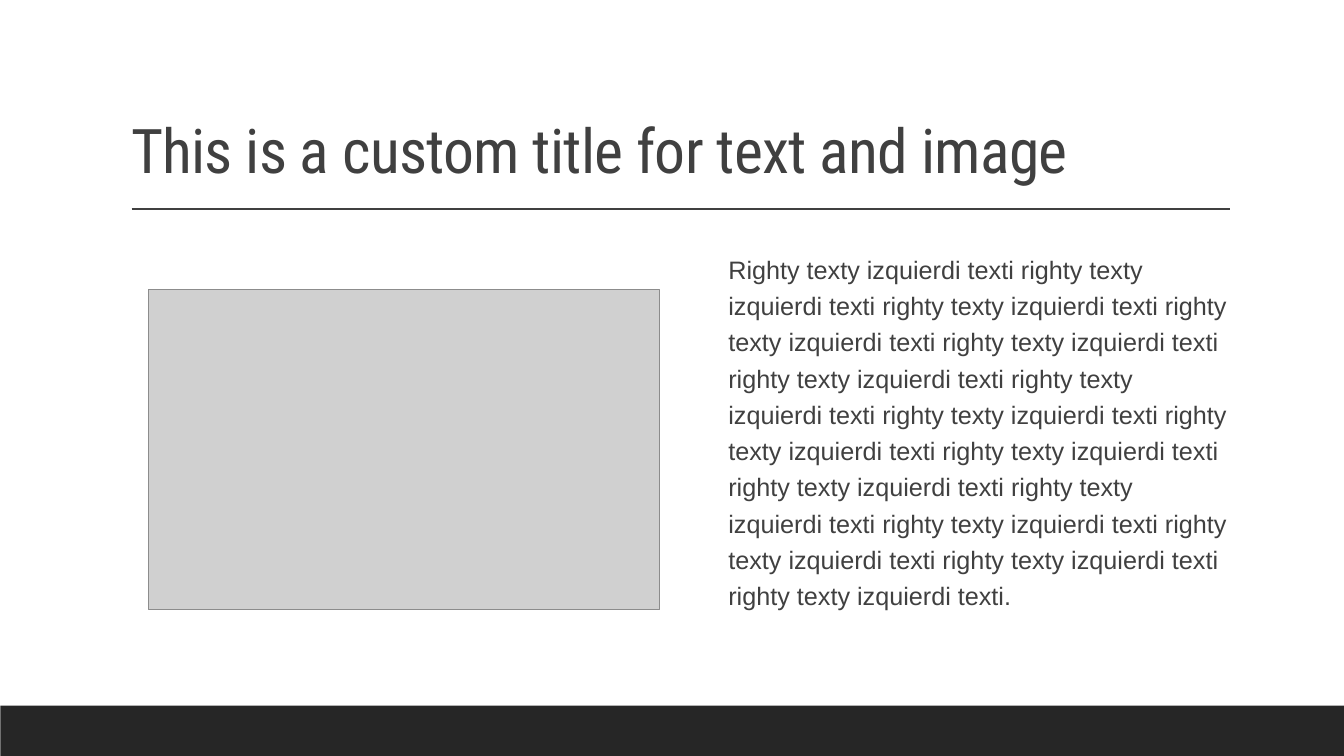
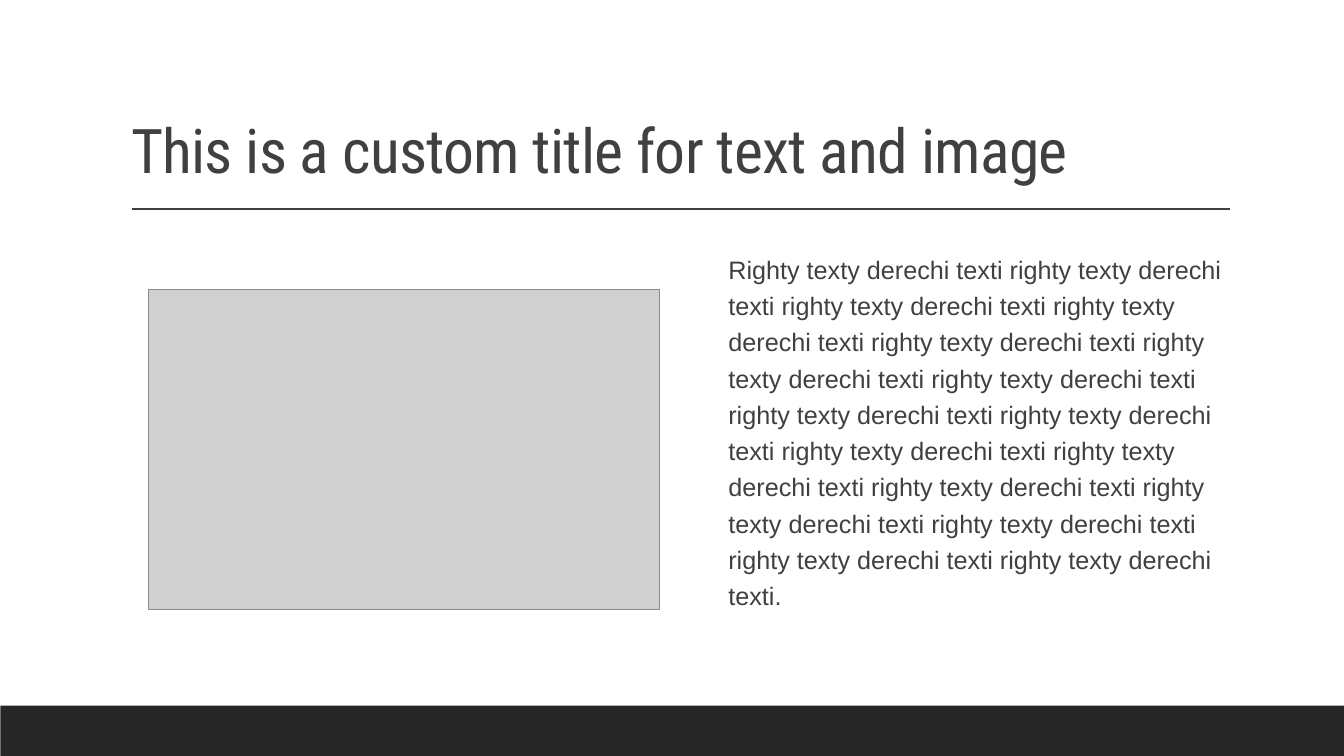
Before and after one commit to sebastiandres/pptx_to_RISE, a slide deck: slide 5 of example_2/simple.pptx. Drawn at 1344x756 pixels with LibreOffice and Linux fonts; fonts in the diff are those of the drawing; grey boxes stand for pictures. Boxes give left, top, right and bottom in pixels: in the first picture for what was removed or moved away, otherwise in the second. Text is boxed around its words. In the diff, an @@ line names an element or a change of style, - is before the commit and + after.

Commit message:
Updated version of pptx

```diff
--- a/example_2/simple.pptx
+++ b/example_2/simple.pptx
@@ text at bbox=[728, 260, 1221, 606]: text changed @@
-  Righty texty izquierdi texti righty texty izquierdi texti righty texty izquierdi texti righty texty izquierdi texti righty texty izquierdi texti righty texty izquierdi texti righty texty izquierdi texti righty texty izquierdi texti righty texty izquierdi texti righty texty izquierdi texti righty texty izquierdi texti righty texty izquierdi texti righty texty izquierdi texti righty texty izquierdi texti righty texty izquierdi texti righty texty izquierdi texti.
+  Righty texty derechi texti righty texty derechi texti righty texty derechi texti righty texty derechi texti righty texty derechi texti righty texty derechi texti righty texty derechi texti righty texty derechi texti righty texty derechi texti righty texty derechi texti righty texty derechi texti righty texty derechi texti righty texty derechi texti righty texty derechi texti righty texty derechi texti righty texty derechi texti.
```
Also in this commit, not shown: 1 other slide changed, 1 other file.
